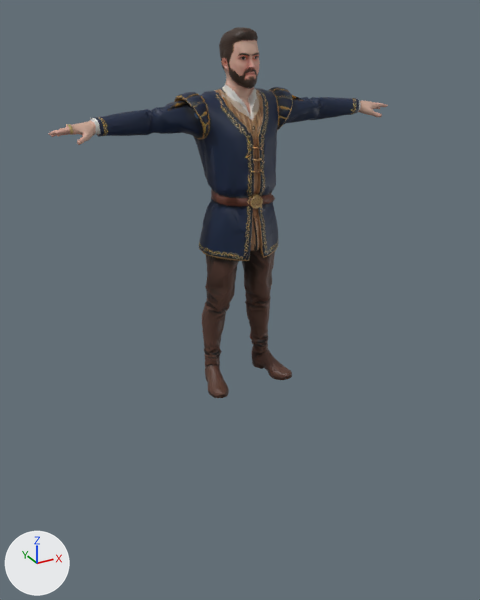
What one commit did to the FBX model data/dev/models/banker_m.fbx.
Camera for both pictures: a camera (50 mm lens) standing at (-1.49, -2.69, 1.79) and looking at (0.01, 0.03, 0.43). The lights are fixed; the arrows at lower left show +X, +Y and +Z. The older version comes first. Where no turn or scale is listed for an object, it has been applied to the vertices.

Names of what the first picture shows: 'tripo_node_b3501fb2'.
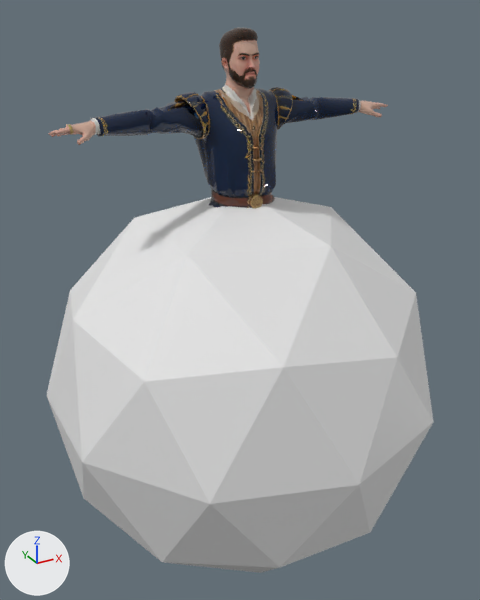
Where the newer file only moved an object's origin or applied its transform, the numbers keep the older frame.

Location of each change, (x1, y1, x2, y2) in pixels of the pictures (480 x 600 px):
'Icosphere', added: after (47, 197, 434, 573)

The edits, one by one:
Mesh me_icosphere is new.
It is an icosphere of 80 faces spanning x -0.95..0.95, y -1.0..1.0, z -1.0..1.0.
Object 'Icosphere' (ob_icosphere) is new; it shows me_icosphere.
Its location is (0.0, 0.0, 0.0).
